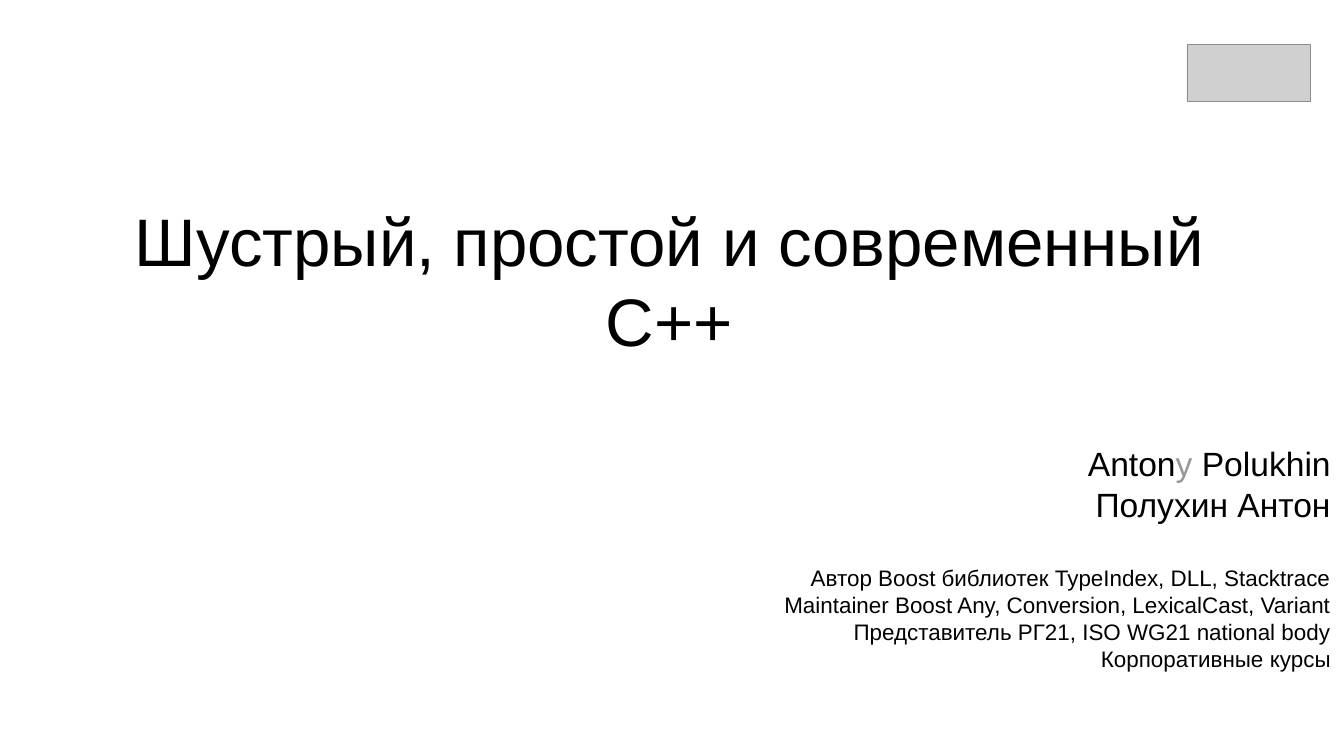
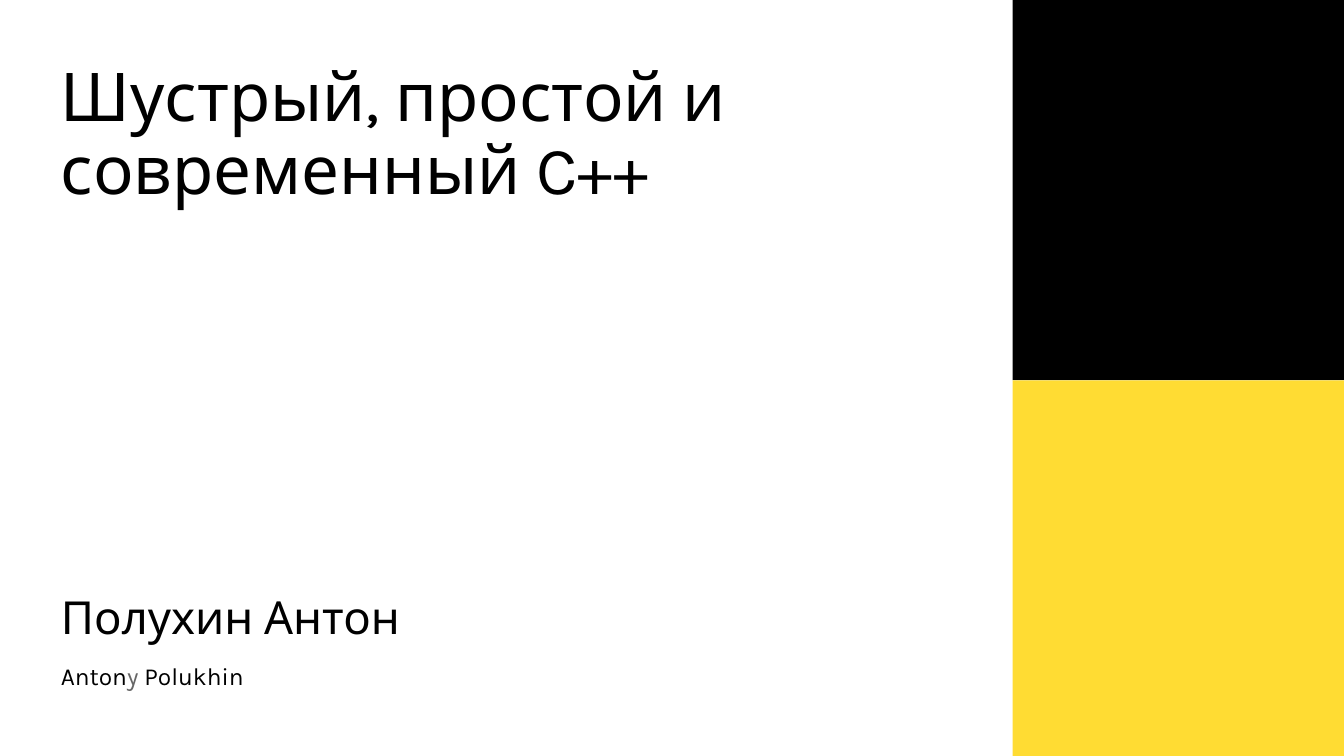
Before and after one commit to apolukhin/apolukhin.github.io, a slide deck: slide 2 of presentations/Nimble C++ (rus).odp. Drawn at 1344x756 pixels with LibreOffice and Linux fonts; fonts in the diff are those of the drawing; grey boxes stand for pictures; background and template pictures are left out. Boxes give left, top, right and bottom in pixels: in the first picture for what was removed or moved away, otherwise in the second. Text is boxed around its words. In the diff, an @@ line names an element or a change of style, - is before the commit and + after.

```diff
--- a/presentations/Nimble C++ (rus).odp
+++ b/presentations/Nimble C++ (rus).odp
@@ rectangle added at box(1013, 0, 1344, 380), fill #000000 @@
@@ picture removed at box(1187, 44, 1311, 101) @@
@@ title "Шустрый, простой и современный C++": place and size @@
-title "Шустрый, простой и современный C++" at box(135, 216, 1204, 347)
+title "Шустрый, простой и современный C++" at box(61, 70, 726, 210)
@@ title "Шустрый, простой и современный C++" at box(61, 70, 726, 210): font Arial to Karla; alignment centre to left; line spacing 1 to 0.9; vertical alignment middle to top @@
@@ rectangle added at box(1013, 381, 1344, 756), fill #FFDC33 @@
@@ rectangle removed at box(35, 441, 1336, 659) @@
-Antony Polukhin
-Полухин Антон
-Автор Boost библиотек TypeIndex, DLL, Stacktrace
-Maintainer Boost Any, Conversion, LexicalСast, Variant
-Представитель РГ21, ISO WG21 national body
-Корпоративные курсы
@@ text added at box(61, 601, 400, 645), 65 pt, text #000000 @@
+Полухин Антон
@@ text added at box(61, 668, 243, 691), 35 pt, text #000000 @@
+Antony Polukhin
```
Also in this commit, not shown: 7 other slides changed, 4 slides added, 1 slide removed, 2 other files.
